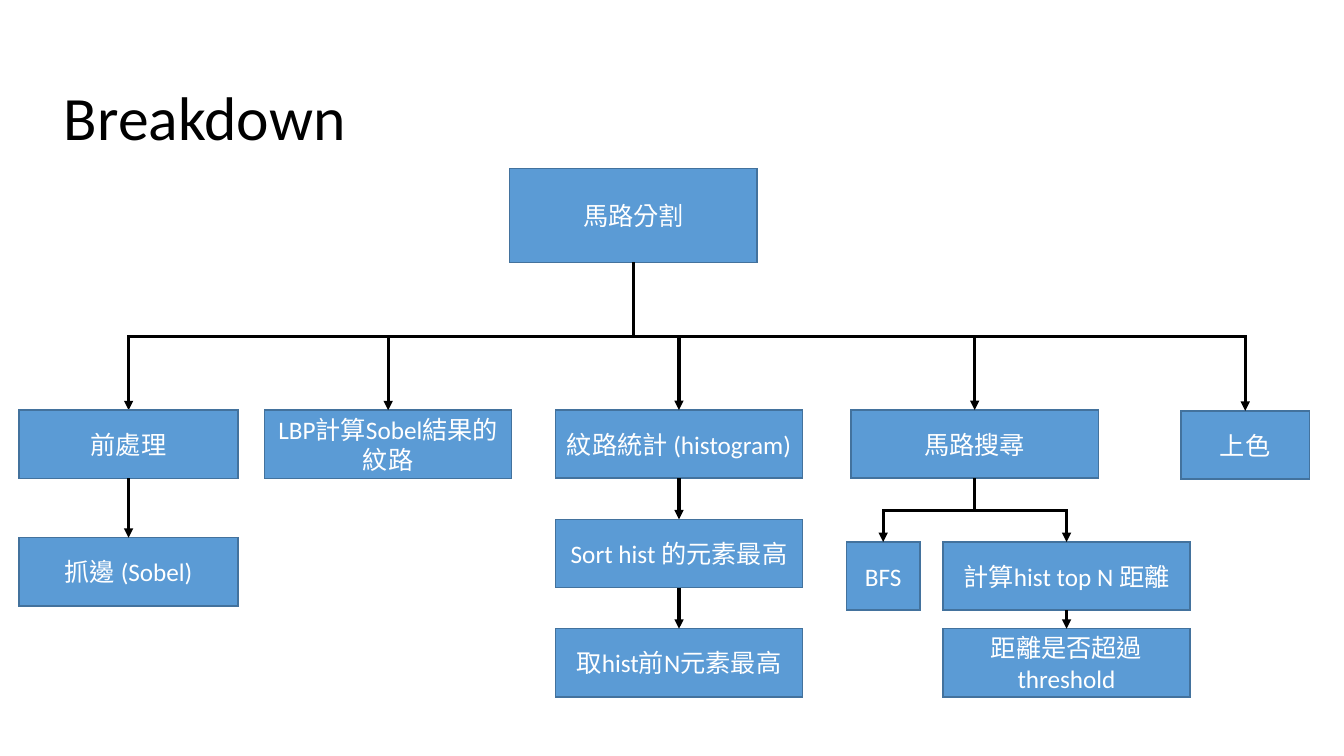
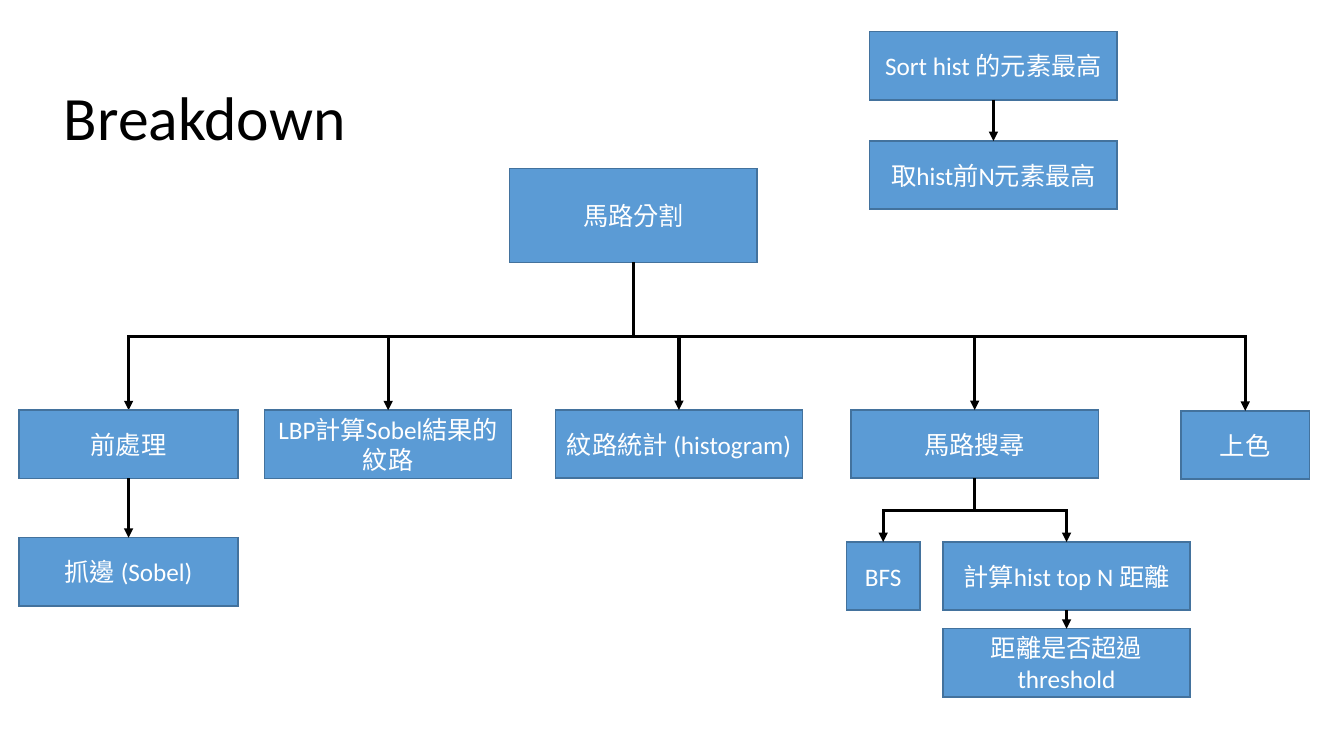
Before and after one commit to kennygnw/road_segmentation_hw, a slide deck: slide 3 of Image Segmentation of Concrete Roads.pptx. Drawn at 1344x756 pixels with LibreOffice and Linux fonts; fonts in the diff are those of the drawing. Boxes give left, top, right and bottom in pixels: in the first picture for what was removed or moved away, otherwise in the second. Text is boxed around its words. In the diff, an @@ line names an element or a change of style, - is before the commit and + after.

```diff
--- a/Image Segmentation of Concrete Roads.pptx
+++ b/Image Segmentation of Concrete Roads.pptx
@@ 2 rectangles, 1 arrow: place and size @@
-2 rectangles, 1 arrow at [556, 519, 803, 698]
+2 rectangles, 1 arrow at [870, 31, 1117, 210]
@@ arrow removed from (680, 478) to (680, 519) @@
```
Also in this commit, not shown: 1 other slide changed.
